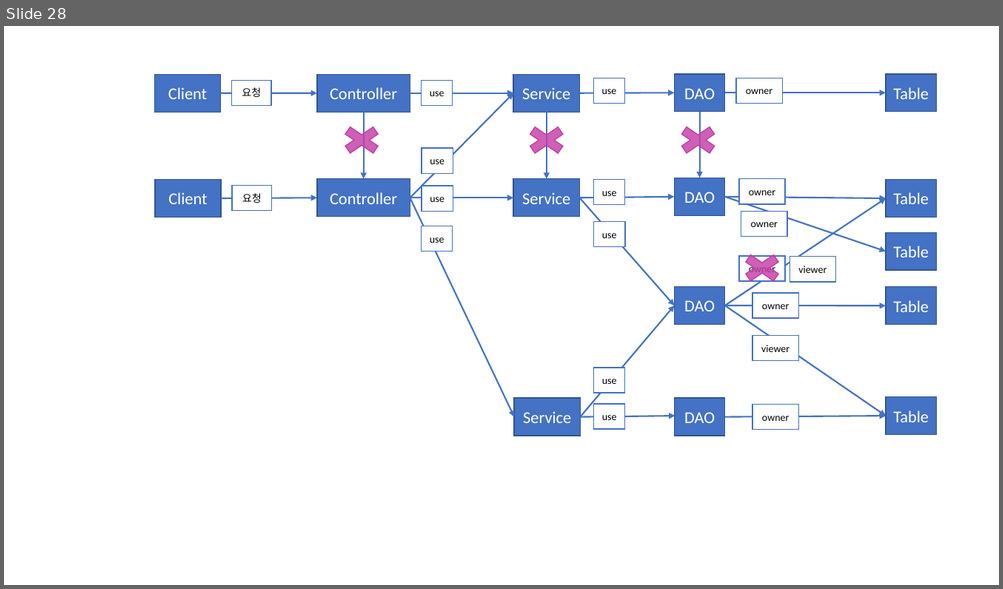
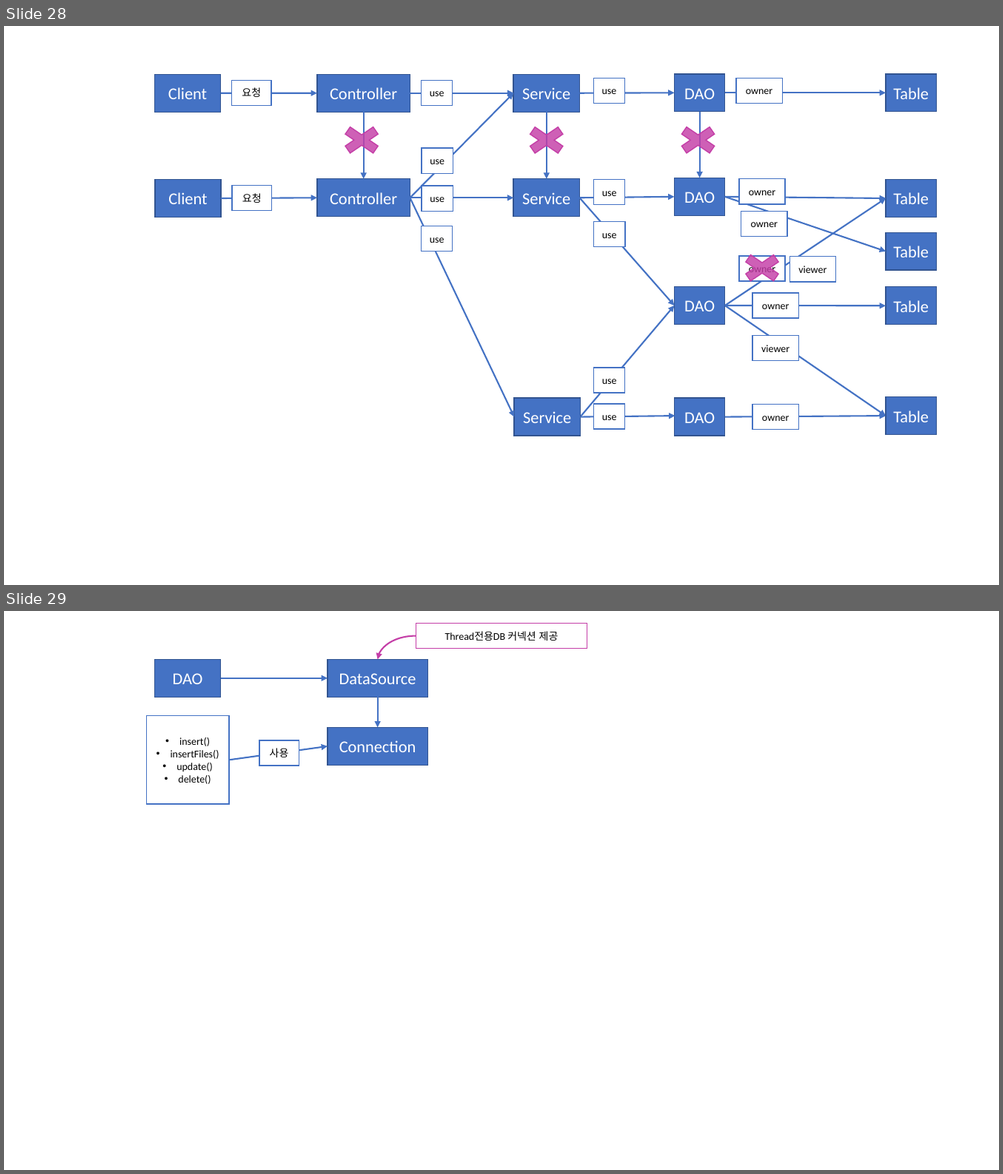
Before and after one commit to Dingadung/2022-study-workspace, a slide deck: study-note/자바/2022-10-06 내용정리.pptx. Shown one above the other, each under a label of ours: slide 28 before the commit, slides 28 and 29 after it. The pictures are 1003x589 and 1003x1174 pixels, drawn with LibreOffice and Linux fonts; fonts in the diff are those of the drawing. Boxes give left, top, right and bottom in pixels: in the first picture for what was removed or moved away, otherwise in the second. Text is boxed around its words. In the diff, an @@ line names an element or a change of style, - is before the commit and + after.

Commit message:
075. DB 커넥션을 공유했을 때 발생할 수 있는 문제와 해결책 1단계 - 스레드 전용 DB 커넥션을 제공해주는 일을 할 객체를 만든다. 2단계 - DAO에 DataSource 객체를 주입한다.

```diff
--- a/study-note/자바/2022-10-06 내용정리.pptx
+++ b/study-note/자바/2022-10-06 내용정리.pptx
@@ slide 29 added at (4, 611, 999, 1170), background #FFFFFF @@
@@ rectangle added at (416, 623, 586, 648), fill #FFFFFF, outline #C43EA7 1 pt, 10 pt, text #000000 @@
+Thread전용DB 커넥션 제공
@@ curved arrow added from (416, 635) to (378, 660), #C43EA7 1.5 pt @@
@@ rectangle added at (155, 660, 221, 698), fill #4472C4, outline #325491 1 pt, 16 pt, text #FFFFFF @@
+DAO
@@ rectangle added at (328, 660, 428, 698), fill #4472C4, outline #325491 1 pt, 16 pt, text #FFFFFF @@
+DataSource
@@ arrow added from (220, 678) to (328, 678), #4472C4 1.5 pt @@
@@ arrow added from (378, 697) to (378, 727), #4472C4 1.5 pt @@
@@ rectangle added at (147, 716, 229, 804), fill #FFFFFF, outline #4472C4 1 pt, 10 pt, text #000000 @@
+• insert()
+• insertFiles()
+• update()
+• delete()
@@ rectangle added at (259, 741, 299, 766), fill #FFFFFF, outline #4472C4 1 pt, 10 pt, text #000000 @@
+사용
@@ rectangle added at (328, 727, 428, 766), fill #4472C4, outline #325491 1 pt, 16 pt, text #FFFFFF @@
+Connection
@@ arrow added from (229, 760) to (328, 746), #4472C4 1.5 pt @@
```
Also in this commit, not shown: 2 other slides added, 2 other files.
